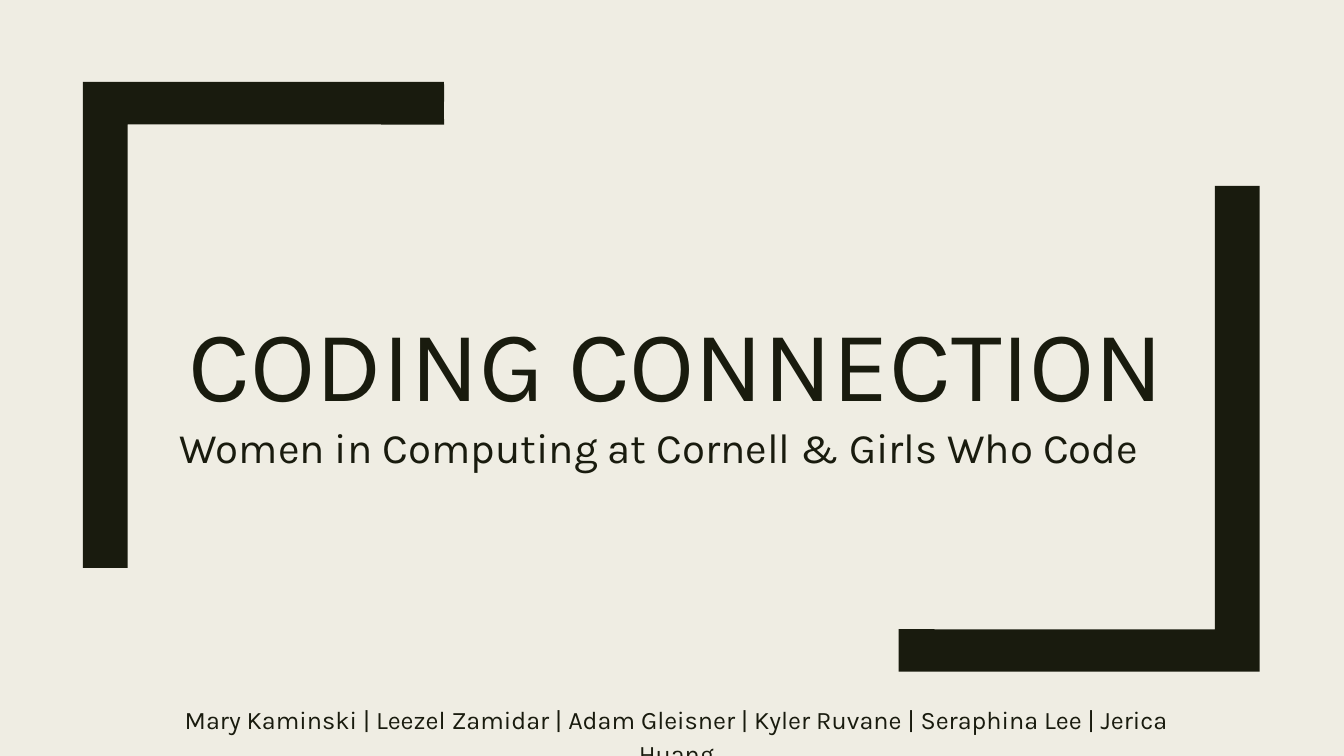
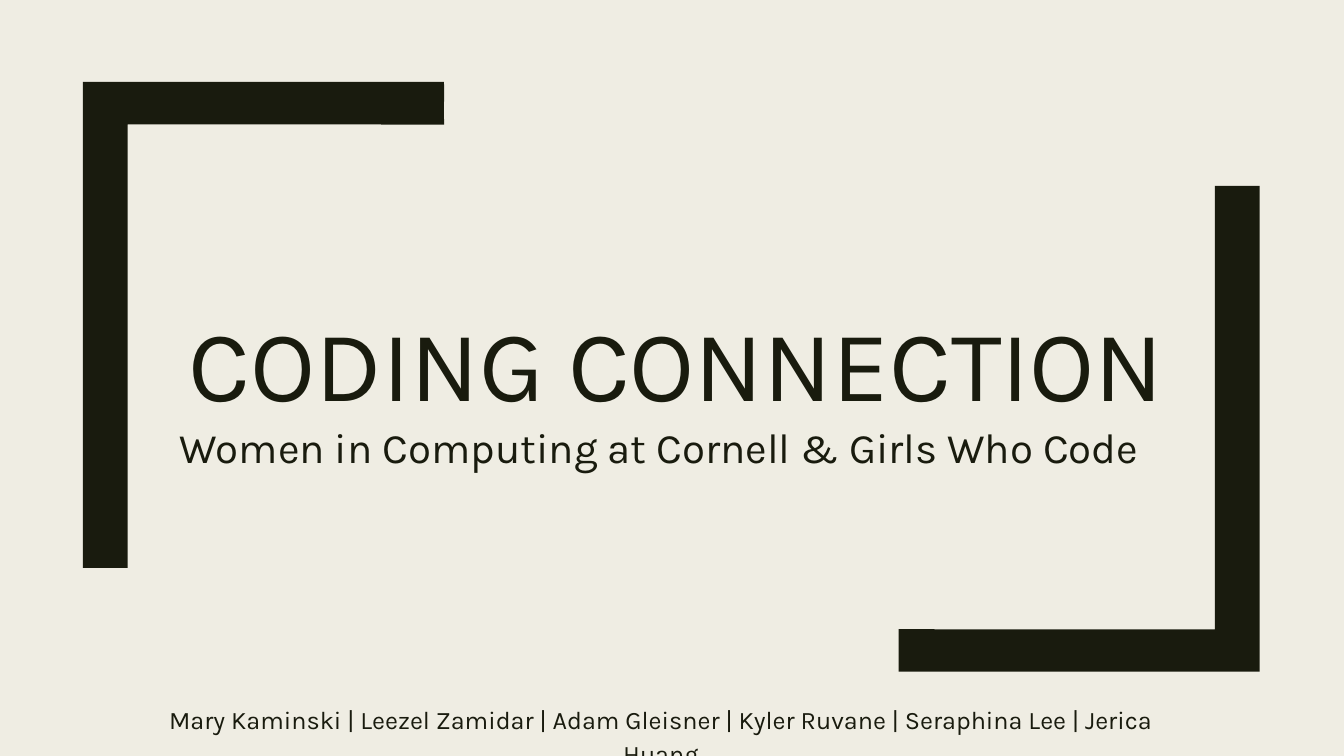
Before and after one commit to agleis/randomhacks, a slide deck: slide 1 of Coding Connection Vision.pptx. Drawn at 1344x756 pixels with LibreOffice and Linux fonts; fonts in the diff are those of the drawing. Boxes give left, top, right and bottom in pixels: in the first picture for what was removed or moved away, otherwise in the second. Text is boxed around its words. In the diff, an @@ line names an element or a change of style, - is before the commit and + after.

```diff
--- a/Coding Connection Vision.pptx
+++ b/Coding Connection Vision.pptx
@@ subtitle "Mary Kaminski | Leezel Zamidar ...": place and size @@
-subtitle "Mary Kaminski | Leezel Zamidar ..." at box(185, 711, 1168, 735)
+subtitle "Mary Kaminski | Leezel Zamidar ..." at box(169, 711, 1152, 735)
```
Also in this commit, not shown: 12 other files.
